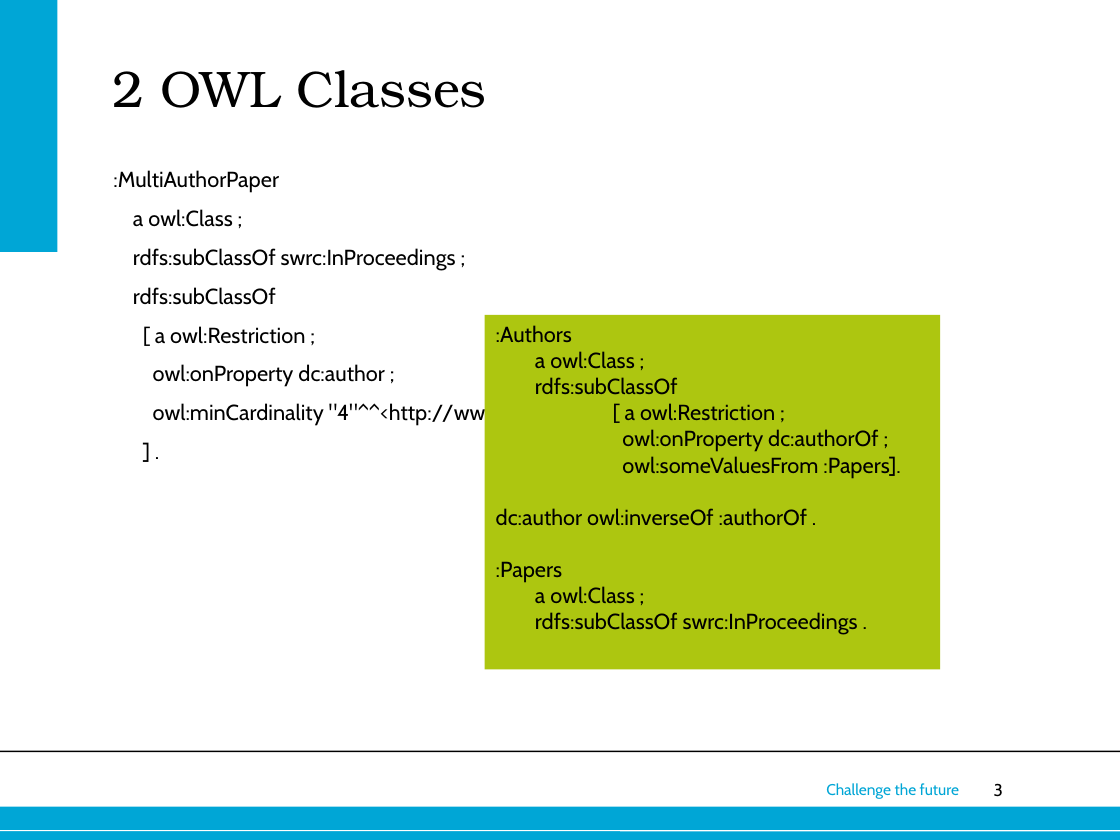
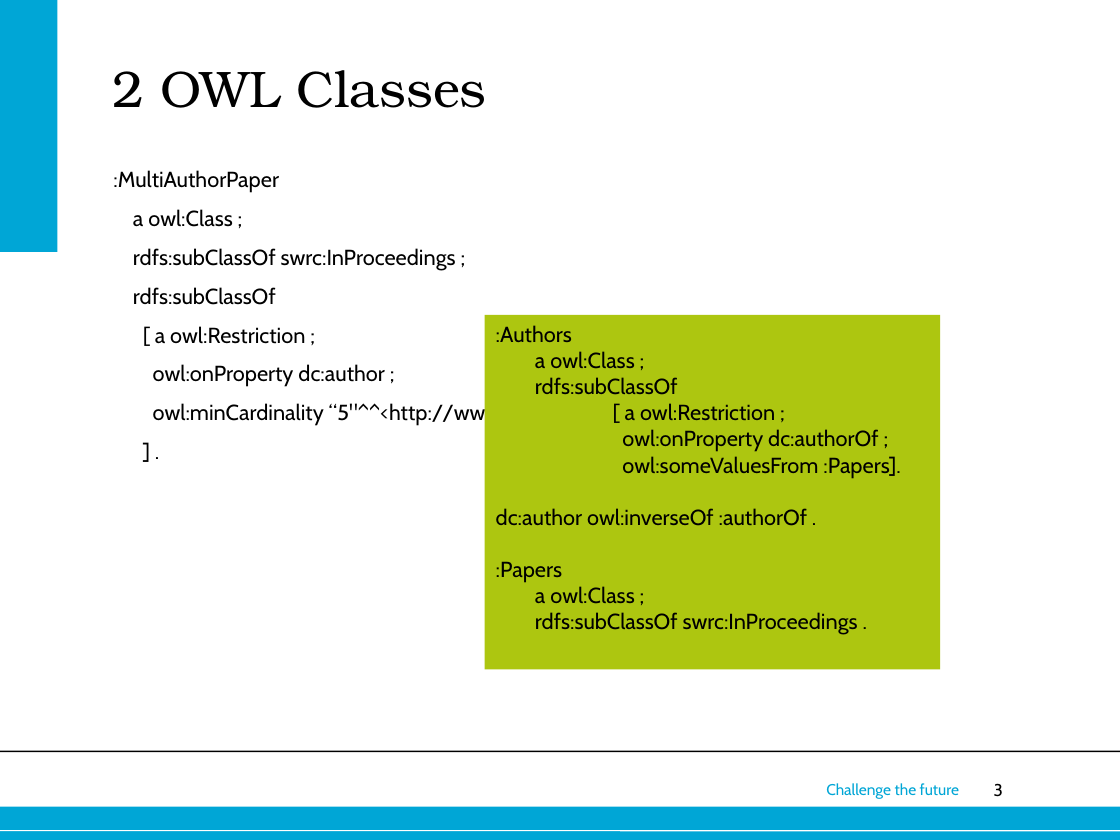
Before and after one commit to hermanbanken/OntologyEngineering, a slide deck: slide 3 of Presentation.pptx. Drawn at 1120x840 pixels with LibreOffice and Linux fonts; fonts in the diff are those of the drawing; background and template pictures are left out. Boxes give left, top, right and bottom in pixels: in the first picture for what was removed or moved away, otherwise in the second. Text is boxed around its words. In the diff, an @@ line names an element or a change of style, - is before the commit and + after.

```diff
--- a/Presentation.pptx
+++ b/Presentation.pptx
@@ text at [153, 402, 806, 426]: text changed @@
-owl:minCardinality "4"^^<http://www.w3.org/2001/XMLSchema#int>
+owl:minCardinality “5"^^<http://www.w3.org/2001/XMLSchema#int>
```
Also in this commit, not shown: 2 other files.
